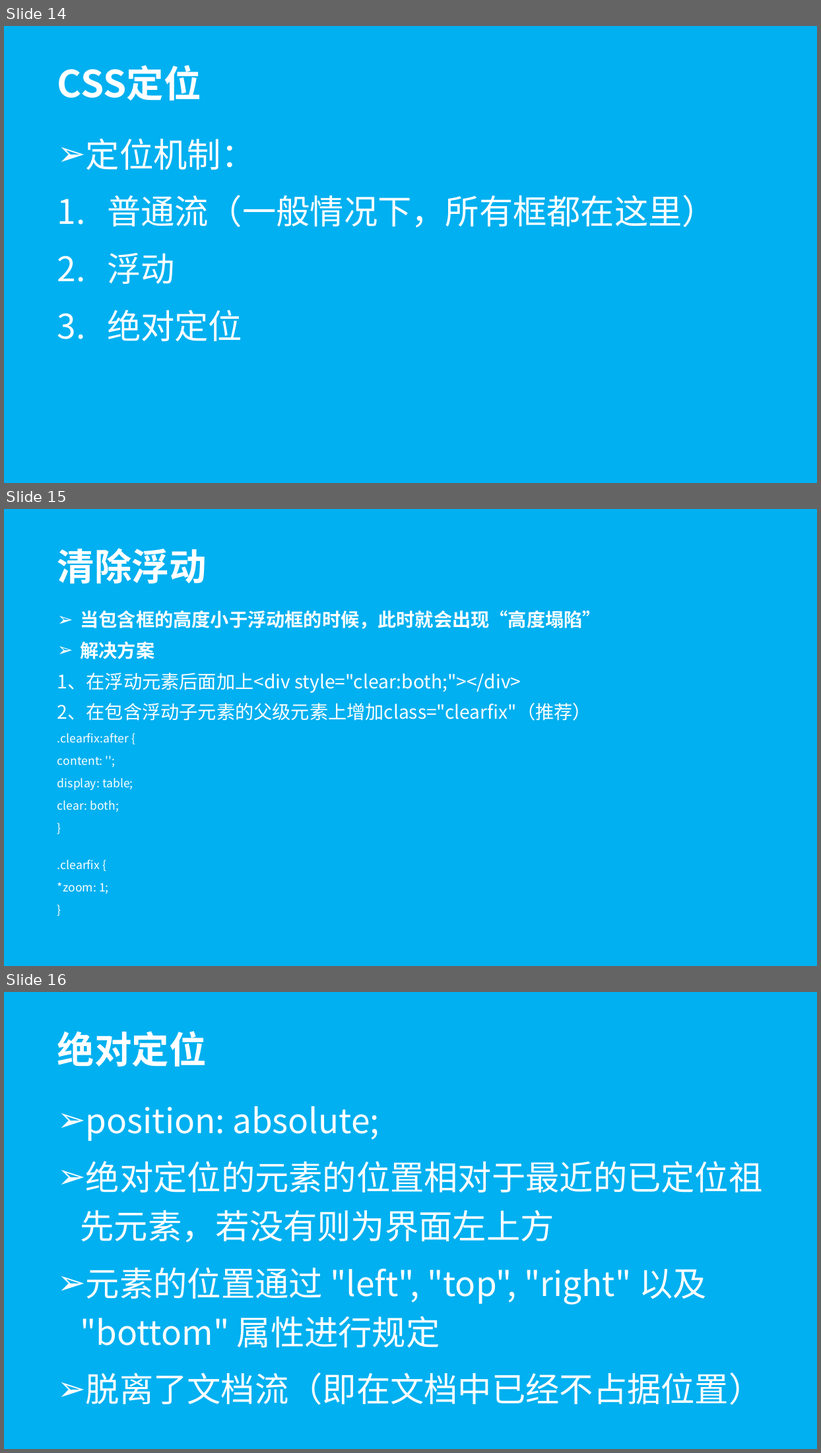
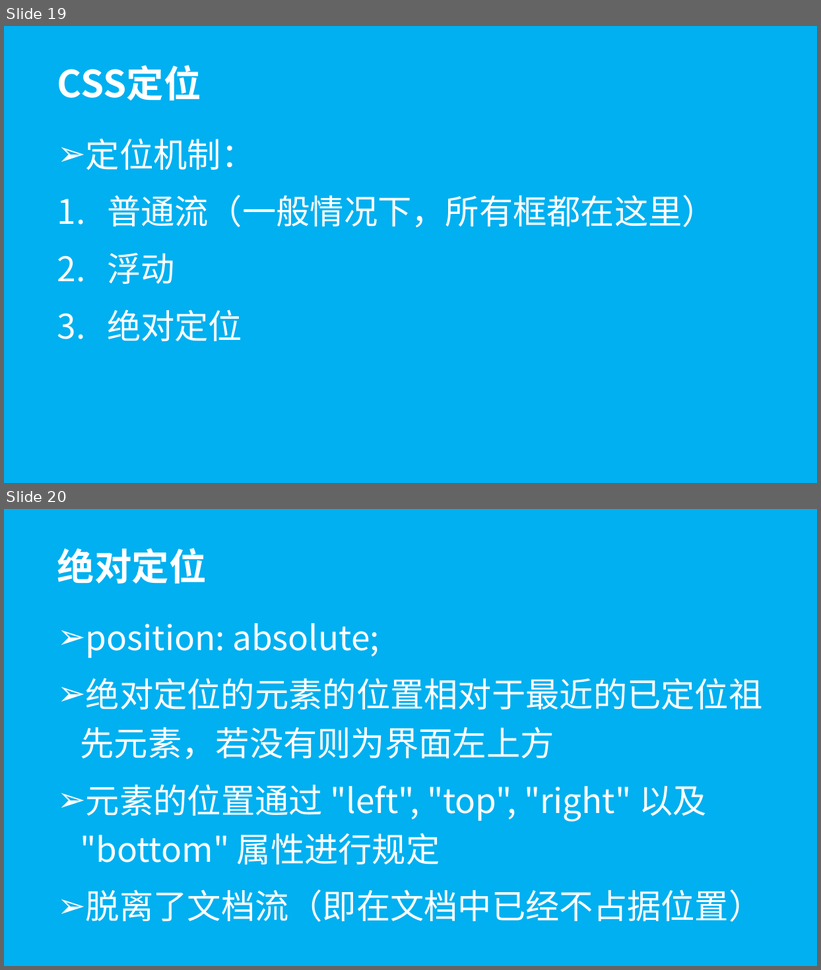
Before and after one commit to wugenshui/ppt, a slide deck: vue-webpack/vue-webpack.pptx. Shown one above the other, each under a label of ours: slides 14, 15 and 16 before the commit, slides 19 and 20 after it. The pictures are 821x1453 and 821x970 pixels, drawn with LibreOffice and Linux fonts; fonts in the diff are those of the drawing. Boxes give left, top, right and bottom in pixels: in the first picture for what was removed or moved away, otherwise in the second. Text is boxed around its words. In the diff, an @@ line names an element or a change of style, - is before the commit and + after.

```diff
--- a/vue-webpack/vue-webpack.pptx
+++ b/vue-webpack/vue-webpack.pptx
@@ slide 15 removed at (4,509,817,966), background #00B0F0 @@
@@ title removed at (57,548,207,584) @@
-清除浮动
@@ subtitle removed at (57,611,601,894) @@
-➢ 当包含框的高度小于浮动框的时候，此时就会出现“高度塌陷”
-➢ 解决方案
-1、在浮动元素后面加上<div style="clear:both;"></div>
-2、在包含浮动子元素的父级元素上增加class="clearfix"（推荐）
-.clearfix:after {
-content: '';
-display: table;
-clear: both;
-}
-.clearfix {
-*zoom: 1;
-}
@@ what was slide 14 is now slide 19 @@
@@ what was slide 16 is now slide 20 @@
```
Also in this commit, not shown: 2 slides changed, 11 slides added, 7 other slides removed, 6 other files.
